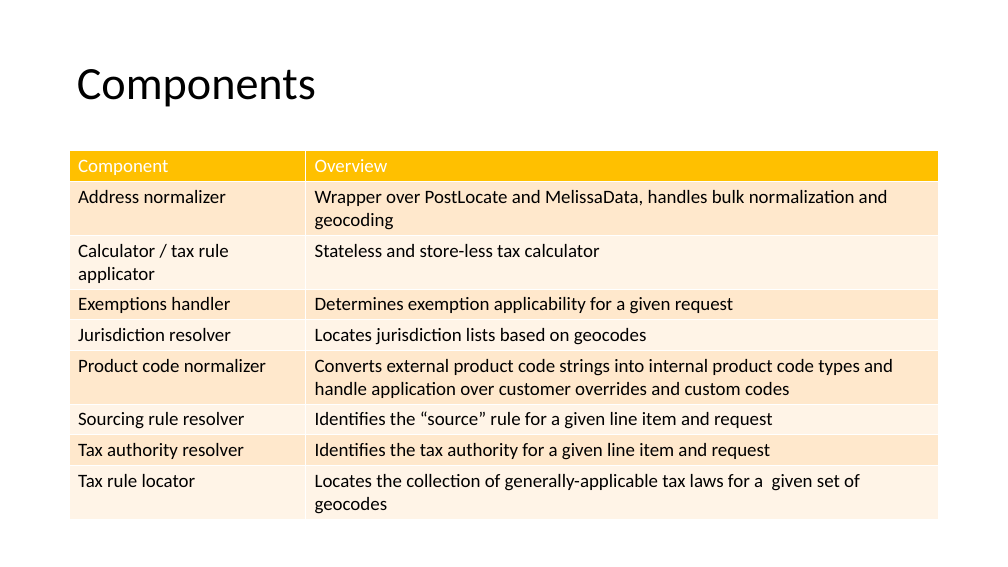
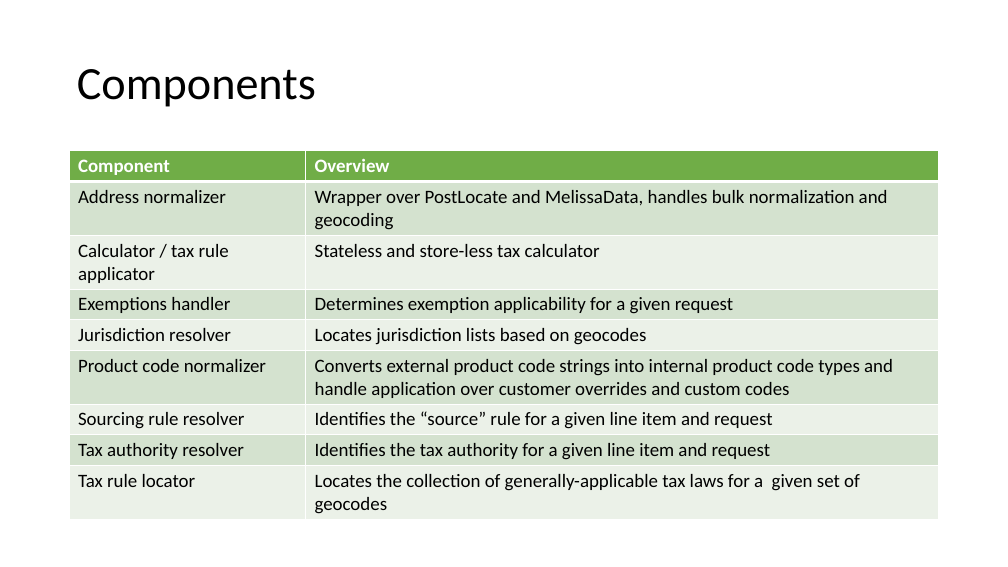
Before and after one commit to IrenaNiu/SU_CPSC_5200_20WQ, a slide deck: slide 27 of lectures/20WQ-02-27 TNG Design Session.pptx (slide 24 before the commit). Drawn at 1008x567 pixels with LibreOffice and Linux fonts; fonts in the diff are those of the drawing. Boxes give left, top, right and bottom in pixels: in the first picture for what was removed or moved away, otherwise in the second. Text is boxed around its words. In the diff, an @@ line names an element or a change of style, - is before the commit and + after.

```diff
--- a/lectures/20WQ-02-27 TNG Design Session.pptx
+++ b/lectures/20WQ-02-27 TNG Design Session.pptx
@@ table at (70,151,939,518) @@
@@ fill #FFC000 to #70AD47 in row 1 @@
@@ fill #FFE8CC to #D5E3CF in 8 cells @@
@@ fill #FFF4E7 to #EBF1E9 in 8 cells @@
@@ bold on in "Component", "Overview" @@
```
Also in this commit, not shown: 7 other slides changed, 3 slides added, 6 other files.
